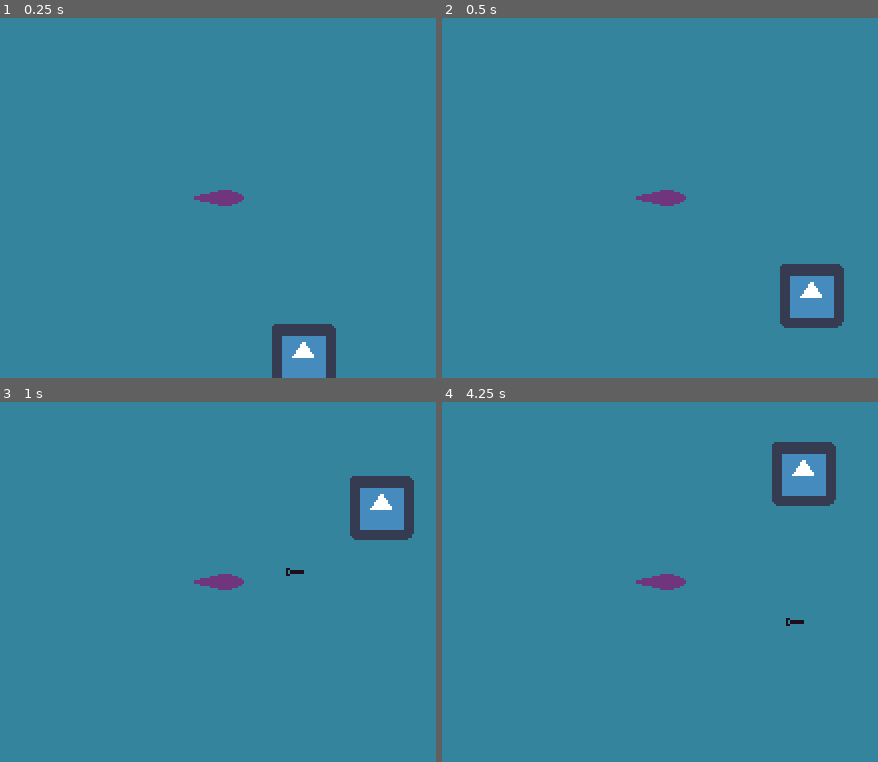
Above: before the commit, frames 1-4 (two rows, left to right).
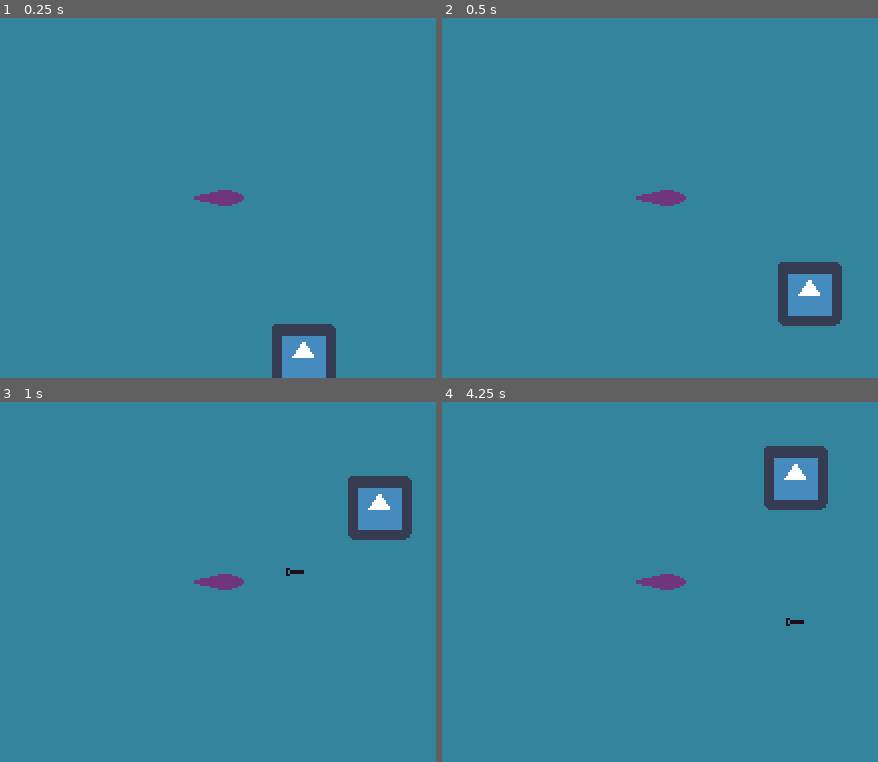
Above: after the commit, the same moments.

Repository: Scribble-Sheep/Shipgame
Game: Godot game, scene res://World.tscn
The game is run twice, just before and just after one commit, with the same random seed, the same clock (stepped at 60 frames per second) and the same inputs. The engine's default icon, where the game draws it, is replaced by a stand-in: a white triangle on a blue panel in a dark square.
Inputs (mouse positions are in pixels of both pictures, inside the frame that each line leads up to):
- Up to frame 1 (0.25 s): no input
- Up to frame 2 (0.5 s): no input
- Up to frame 3 (1 s): move the mouse to (357, 564) at 0.52 s; click (357, 564) at 0.6 s
- Up to frame 4 (4.25 s): move the mouse to (533, 600) at 1.27 s; click (533, 600) at 1.35 s; move the mouse to (725, 502) at 2.02 s; click (725, 502) at 2.1 s; move the mouse to (629, 654) at 2.77 s; click (629, 654) at 2.85 s; move the mouse to (851, 636) at 3.52 s; click (851, 636) at 3.6 s

Frame 1 is identical in both runs. In frame 2, 0.6% of the frame differs, in the area x 77-93%, y 67-87%; in frame 3, 0.3%; in frame 4, 1.7%, in the area x 73-91%, y 11-30%.

Commit message:
Revert "WIP refactor debugtarget code"
This reverts commit b19af43cf04aab5cf664b0fabb8f8088575782cc.

Diff:
--- a/Code/DebugTarget.gd
+++ b/Code/DebugTarget.gd
@@ -8,10 +8,4 @@
 func _process(delta):
 	d += delta
 	position = Vector2(sin(d * speed) * radius,cos(d*speed) * radius)
-	#radius -= 1 *delta
-
-func change_speed():
-	pass
-
-func change_distance():
-	pass
+	radius -= 1 *delta
